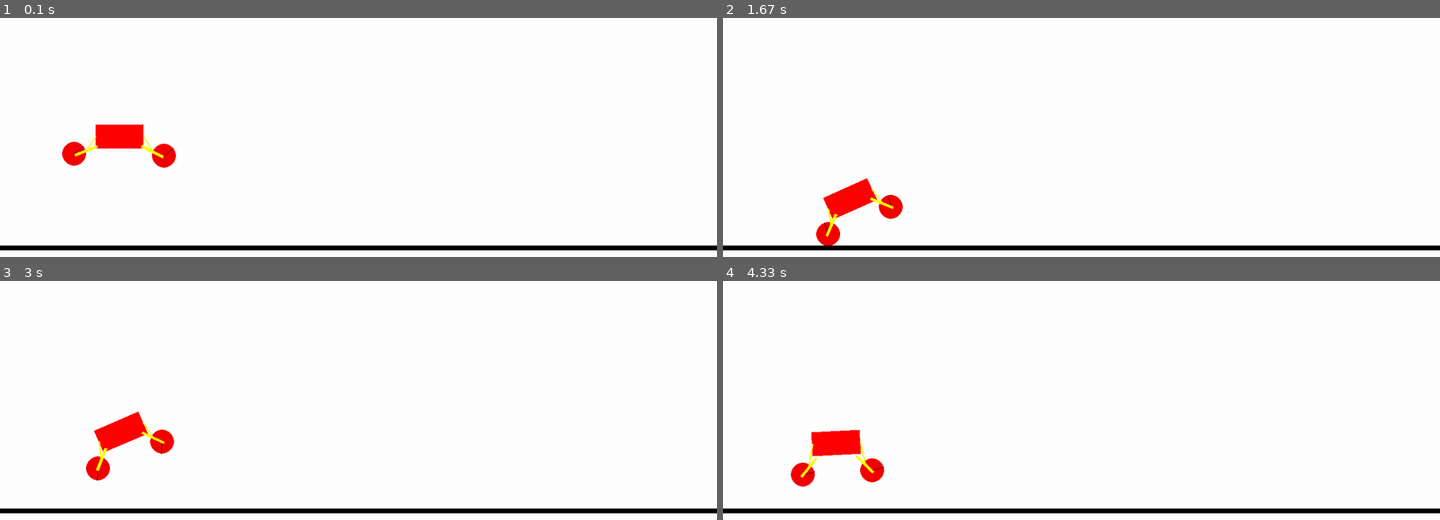
Above: before the commit, frames 1-4 (two rows, left to right).
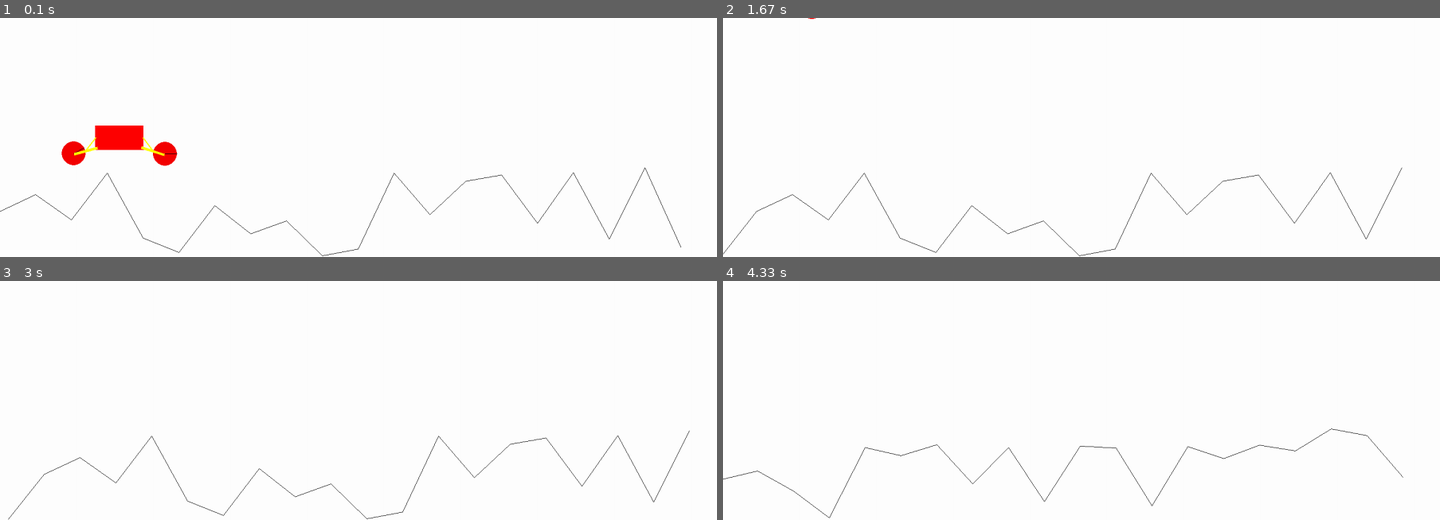
Above: after the commit, the same moments.

Repository: semboko/pygame-sandbox
Game: pygame game, started from main.py
Same seed, same stepped clock (60 frames per second), same inputs: the game is played once before the commit and once after it.
Inputs (mouse positions are in pixels of both pictures, inside the frame that each line leads up to):
- Up to frame 1 (0.1 s): no input
- Up to frame 2 (1.67 s): tap Space at 0.33, 0.73, 1.03, 1.23, 1.53 s; hold D 0.67-1.13 s; move the mouse to (1310, 130) at 0.7 s; tap B at 0.82 s; hold D 1.17-1.63 s; move the mouse to (909, 139) at 1.2 s
- Up to frame 3 (3 s): hold A 1.67-2.2 s; move the mouse to (136, 364) at 1.7 s; tap Space at 1.73, 2.03, 2.3, 2.6, 2.73 s; hold A 2.23-2.63 s; move the mouse to (466, 316) at 2.27 s; tap B at 2.38 s; hold D from 2.67 s (still down); move the mouse to (444, 419) at 2.7 s
- Up to frame 4 (4.33 s): tap Space at 3.03, 3.4, 3.7, 3.9, 4.2 s; release D at 3.3 s; hold R 3.33-3.8 s; hold A 3.33-3.8 s; move the mouse to (1095, 319) at 3.37 s; hold A 3.83-4.3 s; move the mouse to (823, 393) at 3.87 s; tap B at 3.98 s

The runs differ from the first frame. In frame 1, 3.4% of the frame differs, in the area x 0-100%, y 44-100%; in frame 2, 4.2%; in frame 3, 4.2%; in frame 4, 4.2%, in the area x 0-100%, y 61-100%.

Commit message:
Added camera, random floor, wd-switch

Diff:
--- a/scenes/carscene.py
+++ b/scenes/carscene.py
@@ -4,16 +4,18 @@
 
 from scenes.abstract import AbstractPymunkScene
 from scenes.components.car import Car
-from scenes.components.segment import Segment
+from scenes.components.floor import RandomFloor
 
 
 class CarScene(AbstractPymunkScene):
+    car: Car
+    floor: RandomFloor
+
     def reset_scene(self):
         super().reset_scene()
         self.car = Car(250, 250, 100, 50, self.space)
-        self.floor = Segment((0, 20), (self.display.get_width(), 20), 5, self.space, btype=pymunk.Body.STATIC)
-        self.floor.shape.friction = .9
-        self.objects.extend((self.car, self.floor))
+        self.floor = RandomFloor(0, self.display.get_width(), 0, 200, 20, self.space)
+        self.objects.extend((self.car, ))
 
     def update(self):
         super().update()
@@ -25,9 +27,17 @@
         else:
             self.car.motor.rate = int(self.car.motor.rate * 0.96)
 
+        self.floor.update_segments(self.car.get_camera_shift())
+
     def handle_event(self, event: Event) -> None:
         if event.type == pygame.KEYDOWN:
-            if event.key== pygame.K_r:
+            if event.key == pygame.K_r:
                 self.reset_scene()
             if event.key == pygame.K_SPACE:
-                self.car.jump(self.floor.shape)
+                self.car.jump()
+            if event.key == pygame.K_b:
+                self.car.switch_wd()
+
+    def render(self):
+        super().render()
+        self.floor.render(self.display, self.car.get_camera_shift())
--- a/scenes/components/ball.py
+++ b/scenes/components/ball.py
@@ -2,6 +2,7 @@
 
 import pygame
 import pymunk
+from pymunk import Vec2d
 from pygame.surface import Surface
 
 from scenes.utils import convert
@@ -18,11 +19,14 @@
         self.r = r
         space.add(self.body, self.shape)
 
-    def render(self, display: Surface) -> None:
+    def render(self, display: Surface, pymunk_shift: Vec2d = Vec2d(0, 0)) -> None:
         h = display.get_height()
-        pygame.draw.circle(display, (244, 0, 0), convert(self.body.position, h), self.r)
+        pygame.draw.circle(display, (244, 0, 0), convert(self.body.position - pymunk_shift, h), self.r)
         alpha = self.body.angle
         line_end = cos(alpha) * self.r, sin(alpha) * self.r
         pygame.draw.line(
-            display, (0, 0, 0), convert(self.body.position, h), convert(self.body.local_to_world(line_end), h), 1
+            display, (0, 0, 0),
+            convert(self.body.position - pymunk_shift, h),
+            convert(- pymunk_shift + self.body.local_to_world(line_end), h),
+            1
         )
--- a/scenes/components/car.py
+++ b/scenes/components/car.py
@@ -1,9 +1,12 @@
+import pygame.draw
 import pymunk
 from pygame.surface import Surface
 
+from typing import Optional
 from scenes.components.ball import Ball
 from scenes.components.pj import PJ
 from scenes.components.rect import Rect
+from scenes.utils import convert
 
 
 class Suspension:
@@ -40,38 +43,51 @@
         self.wheel.shape.filter = cf
         self.wheel.shape.friction = 1
         space.add(pymunk.PivotJoint(self.arm.body, self.wheel.body, ((arm_width / 2 - arm_height) * side, 0), (0, 0)))
-        self.spring = pymunk.DampedSpring(car_body, self.arm.body, ((car_width / 2) * side, 0), (0, 0), 5, -74000, 10)
+        self.spring = pymunk.DampedSpring(car_body, self.arm.body, ((car_width / 2) * side, 0), (0, 0), 5, -44000, 10)
         space.add(self.spring)
         angle_limit = (.2, 0.8) if side == -1 else (-0.8, .2)
         space.add(pymunk.RotaryLimitJoint(car_body, self.arm.body, *angle_limit))
 
-    def render(self, display: Surface):
-        self.wheel.render(display)
-        self.arm.render(display)
-        PJ(self.spring).render(display)
+    def render(self, display: Surface, pymunk_shift: pymunk.Vec2d):
+        self.wheel.render(display, pymunk_shift)
+        self.arm.render(display, pymunk_shift)
+        PJ(self.spring).render(display, pymunk_shift)
 
 
 class Car:
+
+    wd_joint: Optional[pymunk.GearJoint] = None
+
     def __init__(self, x: int, y: int, width: int, height: int, space: pymunk.Space) -> None:
+        self.space = space
         self.cf = pymunk.ShapeFilter(group=0b1)
         self.car_body = Rect(x, y, width, height, space)
         self.car_body.body.mass = 500
         self.car_body.shape.filter = self.cf
         self.front_suspension = Suspension(self.car_body.body, width, height, self.cf, 1, space)
         self.rear_suspension = Suspension(self.car_body.body, width, height, self.cf, -1, space)
+        self.init_x, _ = self.car_body.body.position
 
-        space.add(pymunk.GearJoint(self.front_suspension.wheel.body, self.rear_suspension.wheel.body, 0, 1))
+        self.wd_joint = pymunk.GearJoint(self.front_suspension.wheel.body, self.rear_suspension.wheel.body, 0, 1)
         self.motor = pymunk.SimpleMotor(self.rear_suspension.wheel.body, self.rear_suspension.arm.body, -1)
         space.add(self.motor)
 
-    def jump(self, floor_shape: pymunk.Shape):
-        _, car_y = self.car_body.body.position
-        if car_y > 150:
-            return
+    def get_camera_shift(self) -> pymunk.Vec2d:
+        current_x, _ = self.car_body.body.position
+        return pymunk.Vec2d(current_x - self.init_x, 0)
 
-        self.car_body.body.apply_impulse_at_local_point((0, 700000), (0, 0))
+    def jump(self):
+        bb = self.car_body.shape.bb
+        self.car_body.body.apply_impulse_at_world_point((0, 700000), ((bb.left + bb.right)/2, bb.bottom))
+
+    def switch_wd(self):
+        if self.wd_joint in self.space.constraints:
+            self.space.remove(self.wd_joint)
+        else:
+            self.space.add(self.wd_joint)
 
     def render(self, display: Surface) -> None:
-        self.car_body.render(display)
-        self.front_suspension.render(display)
-        self.rear_suspension.render(display)
+        camera = self.get_camera_shift()
+        self.car_body.render(display, camera)
+        self.front_suspension.render(display, camera)
+        self.rear_suspension.render(display, camera)
--- /dev/null
+++ b/scenes/components/floor.py
@@ -0,0 +1,56 @@
+import pygame.draw
+from pymunk import Vec2d, Space, Body
+from pygame.surface import Surface
+from typing import List
+from scenes.components.segment import Segment
+from random import randint
+from scenes.utils import convert
+
+
+class RandomFloor:
+
+    segments: List[Segment]
+
+    def __init__(self, start_x: int, end_x: int, min_y: int, max_y: int, pieces: int, space: Space):
+        self.space = space
+        self.min_y, self.max_y = min_y, max_y
+        self.segments = []
+
+        self.segment_x_projection = (end_x - start_x) / pieces
+
+        for p in range(pieces - 1):
+            p_start_x = self.segment_x_projection * p
+            p_start_y = randint(min_y, max_y) if not self.segments else self.segments[-1].shape.b[1]
+            p_end_x = self.segment_x_projection * (p + 1)
+            p_end_y = randint(min_y, max_y)
+            seg = self.create_segment(Vec2d(p_start_x, p_start_y), Vec2d(p_end_x, p_end_y))
+            self.segments.append(seg)
+
+    def create_segment(self, a: Vec2d, b: Vec2d) -> Segment:
+        seg = Segment(a, b, 5, self.space, btype=Body.STATIC)
+        seg.shape.friction = 1
+        return seg
+
+    def update_segments(self, pymunk_shift: Vec2d):
+        left_x = self.segments[0].shape.a[0]
+        right_x = self.segments[-1].shape.b[0]
+        shift_x = pymunk_shift[0]
+        if shift_x + 50 < left_x:
+            b = self.segments[0].shape.a
+            a = Vec2d(b.x - self.segment_x_projection, randint(self.min_y, self.max_y))
+            self.segments.insert(0, self.create_segment(a, b))
+            self.space.remove(self.segments[-1].body, self.segments[-1].shape)
+            del(self.segments[-1])
+        if shift_x > right_x - 1000:
+            a = self.segments[-1].shape.b
+            b = Vec2d(a.x + self.segment_x_projection, randint(self.min_y, self.max_y))
+            self.segments.append(self.create_segment(a, b))
+            self.space.remove(self.segments[0].body, self.segments[0].shape)
+            del(self.segments[0])
+
+    def render(self, display: Surface, pymunk_shift: Vec2d = Vec2d(0, 0)):
+        h = display.get_height()
+        for seg in self.segments:
+            a = seg.shape.a - pymunk_shift
+            b = seg.shape.b - pymunk_shift
+            pygame.draw.line(display, (0, 0, 0), convert(a, h), convert(b, h))
--- a/scenes/components/pj.py
+++ b/scenes/components/pj.py
@@ -1,6 +1,6 @@
 import pygame
 import pymunk
-from pymunk import DampedSpring, PinJoint, PivotJoint
+from pymunk import DampedSpring, PinJoint, PivotJoint, Vec2d
 
 from scenes.utils import convert
 
@@ -9,14 +9,14 @@
     def __init__(self, joint: pymunk.Constraint) -> None:
         self.joint = joint
 
-    def render(self, display: pygame.Surface) -> None:
+    def render(self, display: pygame.Surface, pymunk_shift: Vec2d = Vec2d(0, 0)) -> None:
         h = display.get_height()
         if isinstance(self.joint, (PivotJoint, PinJoint, DampedSpring)):
-            anchor_a = self.joint.a.local_to_world(self.joint.anchor_a)
-            anchor_b = self.joint.b.local_to_world(self.joint.anchor_b)
+            anchor_a = - pymunk_shift + self.joint.a.local_to_world(self.joint.anchor_a)
+            anchor_b = - pymunk_shift + self.joint.b.local_to_world(self.joint.anchor_b)
         else:
-            anchor_a = self.joint.a.position
-            anchor_b = self.joint.b.position
+            anchor_a = - pymunk_shift + self.joint.a.position
+            anchor_b = - pymunk_shift + self.joint.b.position
         x1 = convert(anchor_a, h)
         x2 = convert(anchor_b, h)
         pygame.draw.line(display, (255, 255, 0), x1, x2, 3)
--- a/scenes/components/rect.py
+++ b/scenes/components/rect.py
@@ -1,7 +1,8 @@
-from typing import Tuple
+from typing import Tuple, Optional
 
 import pygame
 import pymunk
+from pymunk.vec2d import Vec2d
 from pygame.surface import Surface
 
 from scenes.utils import convert
@@ -24,7 +25,12 @@
         self.shape.density = 1
         space.add(self.body, self.shape)
 
-    def render(self, display: Surface) -> None:
+    def render(self, display: Surface, pymunk_shift: Optional[Vec2d] = Vec2d(0, 0)) -> None:
         h = display.get_height()
-        verts = [convert(self.body.local_to_world(v), h) for v in self.shape.get_vertices()]
+        verts = []
+        for v in self.shape.get_vertices():
+            world_v = self.body.local_to_world(v)
+            shifted_v = world_v - pymunk_shift
+            verts.append(convert(shifted_v, h))
+
         pygame.draw.polygon(display, self.color, verts)
--- a/scenes/components/segment.py
+++ b/scenes/components/segment.py
@@ -3,6 +3,7 @@
 import pygame
 import pymunk
 from pygame.surface import Surface
+from pymunk.vec2d import Vec2d
 
 from scenes.utils import convert
 
@@ -27,8 +28,8 @@
         max_y = max(a[1], b[1]) + r
         self.rect = pygame.Rect(min_x, min_y, max_x - min_x, max_y - min_y)
 
-    def render(self, display: Surface) -> None:
+    def render(self, display: Surface, pymunk_shift: Vec2d = Vec2d(0, 0)) -> None:
         h = display.get_height()
-        a = convert(self.shape.a, h)
-        b = convert(self.shape.b, h)
+        a = convert(self.shape.a - pymunk_shift, h)
+        b = convert(self.shape.b - pymunk_shift, h)
         pygame.draw.line(display, (0, 0, 0), a, b, 10)
